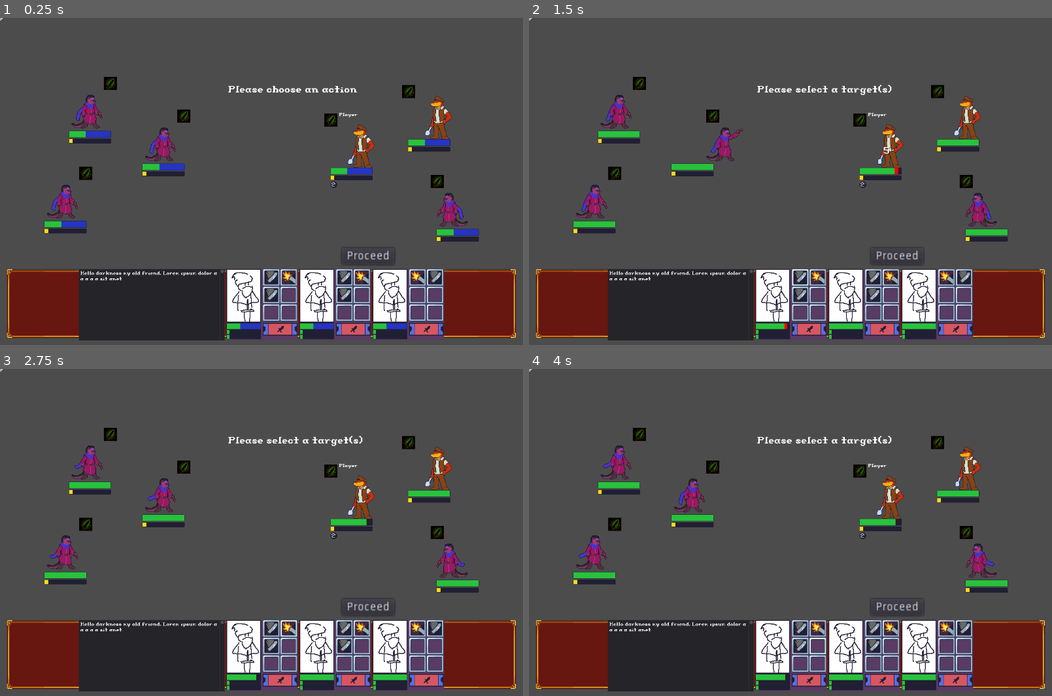
Above: before the commit, frames 1-4 (two rows, left to right).
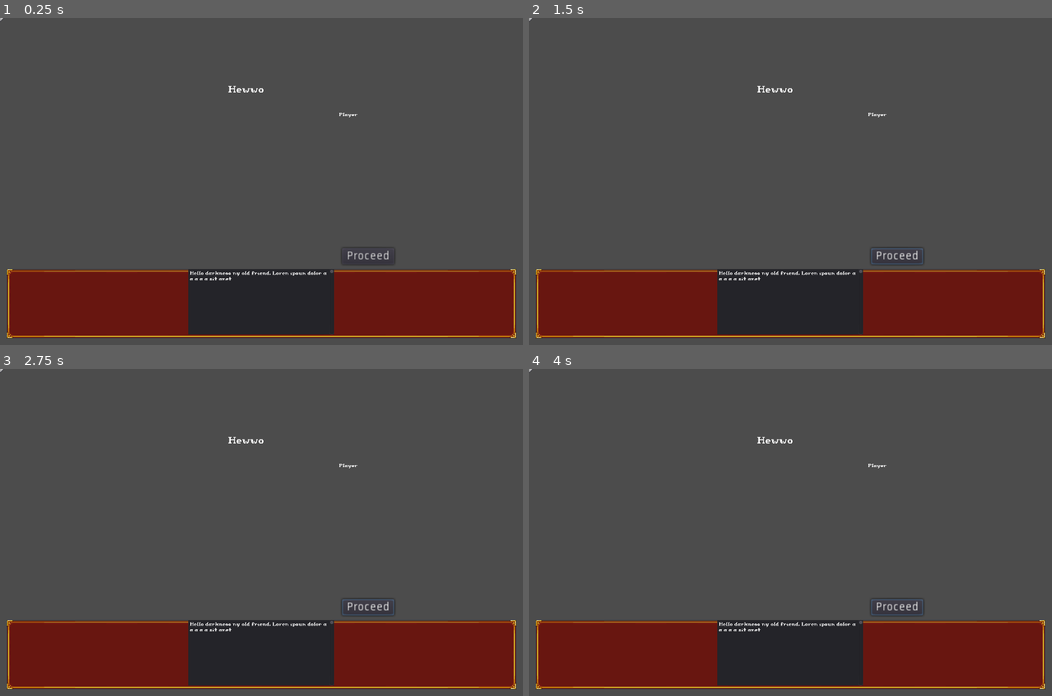
Above: after the commit, the same moments.

Repository: Introdile/SenRPG
Game: Godot game, scene res://Battle/Battle.tscn
Two runs of this game, one before a commit and one after it. Both use one fixed random seed, a clock stepped at 60 frames per second and the inputs below.
Inputs (mouse positions are in pixels of both pictures, inside the frame that each line leads up to):
- Up to frame 1 (0.25 s): no input
- Up to frame 2 (1.5 s): click "Proceed" at 0.5 s; click (800, 276) at 1.27 s
- Up to frame 3 (2.75 s): click (287, 627) at 2.02 s
- Up to frame 4 (4 s): click (800, 646) at 2.77 s; click (816, 646) at 3.52 s

The runs differ from the first frame. In frame 1, 17% of the frame differs, in the area x 8-92%, y 18-99%; in frame 2, 17%; in frame 3, 17%; in frame 4, 17%.
Error before the commit: Invalid get index 'abAnimation' (on base: 'Dictionary'). (res://Battle/Battler.gd:184)
Error after the commit: Parse Error: Expected an identifier for the local variable name. (res://Scripts/character.gd:149)

Commit message:
stat formula
added in the stat formula!!! might change it later

Diff:
--- a/Battle/Battle.gd
+++ b/Battle/Battle.gd
@@ -100,7 +100,14 @@
 				i.character.current_health = i.character.base_health
 
 			battlers.front().addStatusEffect(1,battlers.back())
-			#battlers.front().character.active_effects.append(Global_DatabaseReader.status[1].duplicate())
+			for i in ally:
+				if i.action == null:
+					match i.passiveAction:
+						"ATTACK":
+							i.action = i.character.attack_skill
+							i.target.append(battleFunc.getRandomBattler(foes))
+
+
 			changeState(battleState.FOE)
 		battleState.FOE:
 			sl = "The foe is selecting their action."
@@ -145,6 +152,14 @@
 
 		battleState.EOT:
 			# end of turn
+
+			#    set passive actions
+			for i in ally:
+				if i.action == null:
+					match i.passiveAction:
+						"ATTACK":
+							i.action = i.character.attack_skill
+							i.target.append(battleFunc.getRandomBattler(foes))
 
 			#    reduce cooldowns and durations
 			for i in battlers:
--- a/Database/abilityInstance.gd
+++ b/Database/abilityInstance.gd
@@ -31,11 +31,16 @@
 var abCooldown
 var cur_cooldown = 0
 
-func load_from_database(id):
-	database_raw = Global_DatabaseReader.get_from_database(id,"ability")
-	if database_raw == null:
-		print("No ability found for ID " + str(id) + "!")
-		pass
+func load_from_database(id,dbr=null):
+
+	if dbr != null:
+		database_raw = dbr
+	else:
+		database_raw = Global_DatabaseReader.get_from_database(id,"ability")
+
+		if database_raw == null:
+			print("No ability found for ID " + str(id) + "!")
+			pass
 
 	abID =  id
 	abIcon = database_raw["icon"]
--- a/Database/characterDatabase.json
+++ b/Database/characterDatabase.json
@@ -6,12 +6,18 @@
 		"diet": "CARNIVORE",
 		"role": "DAMAGE",
 		"path_to_battler": "res://Battle/Renda.tscn",
-		"max_hp": 32,
-		"might": 8,
-		"tough": 8,
-		"power": 8,
-		"ward": 8,
-		"speed": 8,
+		"hp_aptitude": "AVERAGE",
+		"hp_growth": "MEDIUM",
+		"might_aptitude": "STRONG",
+		"might_growth": "FAST",
+		"tough_aptitude": "AVERAGE",
+		"tough_growth": "FAST",
+		"power_aptitude": "WEAK",
+		"power_growth": "VERY_SLOW",
+		"ward_aptitude": "AVERAGE",
+		"ward_growth": "MEDIUM",
+		"speed_aptitude": "WEAK",
+		"speed_growth": "MEDIUM",
 		"attack": {
 			"name": "Attack",
 			"description": "A basic physical attack.",
@@ -19,10 +25,9 @@
 			"targets": "ONE_FOE",
 			"type": "DAMAGE",
 			"element": "PHYSICAL",
-			"damage": [
+			"effect": [
 				{ "type": "HP_DAMAGE", "element": "PHYSICAL", "based_stat": "MIGHT","power": 1.0 },
 			],
-			"effects": [],
 			"animation": [
 				{ "key": "move", "pos":"TARGET_FRONT", "move_type": "run", "speed": 1.0 },
 				{ "key": "animation", "animation": "attack"},
@@ -39,22 +44,27 @@
 		"diet": "CARNIVORE",
 		"role": "DAMAGE",
 		"path_to_battler": "res://Battle/Wamagra.tscn",
-		"max_hp": 32,
-		"might": 8,
-		"tough": 8,
-		"power": 8,
-		"ward": 8,
-		"speed": 8,
+		"hp_aptitude": "AVERAGE",
+		"hp_growth": "MEDIUM",
+		"might_aptitude": "STRONG",
+		"might_growth": "FAST",
+		"tough_aptitude": "AVERAGE",
+		"tough_growth": "FAST",
+		"power_aptitude": "WEAK",
+		"power_growth": "VERY_SLOW",
+		"ward_aptitude": "AVERAGE",
+		"ward_growth": "MEDIUM",
+		"speed_aptitude": "WEAK",
+		"speed_growth": "MEDIUM",
 		"attack": {
 			"name": "Shoot",
 			"description": "A basic ranged physical attack.",
 			"icon": 1,
 			"targets": "ONE_FOE",
 			"type": "DAMAGE",
-			"damage": [
+			"effect": [
 				{ "type": "HP_DAMAGE", "element": "PHYSICAL", "based_stat": "MIGHT","power": 1.0 },
 			],
-			"effects": [],
 			"animation": [
 				{ "key": "move", "pos":"SELF_FRONT", "move_type": "run", "speed": 0.5 },
 				{ "key": "animation", "animation": "attack" },
--- a/Scripts/character.gd
+++ b/Scripts/character.gd
@@ -1,4 +1,18 @@
 extends Node2D
+
+var STAT_GROWTH = {
+	"VERY_SLOW": 1,
+	"SLOw": 1.05,
+	"MEDIUM": 1.10,
+	"FAST": 1.125,
+	"VERY_FAST": 1.15,
+}
+
+var STAT_APT = {
+	"WEAK": 16,
+	"AVERAGE": 18,
+	"STRONG": 20
+}
 
 var database_raw
 
@@ -27,6 +41,7 @@
 var adrenaline = 100 # adrenaline max never changes
 
 # physical stats
+
 var base_might # influences attack damage
 var mod_might = []
 
@@ -111,28 +126,41 @@
 	match which:
 		"character": database_raw = Global_DatabaseReader.character[id]
 
+	level = 1
+
 	char_battler_scene = database_raw["path_to_battler"]
 
 	char_name = database_raw["name"]
 	char_icon = database_raw["icon"]
-	base_health = database_raw["max_hp"]
+
+	base_health = calculate_stat(database_raw["hp_aptitude"],database_raw["hp_growth"],level,"hp")
+
 	current_health = base_health
 	hp_last_at = current_health
 
-	base_might = database_raw["might"]
-	base_tough = database_raw["tough"]
+	base_might = calculate_stat(database_raw["might_aptitude"],database_raw["might_growth"],level)
+	base_tough = calculate_stat(database_raw["tough_aptitude"],database_raw["tough_growth"],level)
 
-	base_power = database_raw["power"]
-	base_ward = database_raw["ward"]
+	base_power = calculate_stat(database_raw["power_aptitude"],database_raw["power_growth"],level)
+	base_ward = calculate_stat(database_raw["ward_aptitude"],database_raw["ward_growth"],level)
 
-	base_speed = database_raw["speed"]
+	base_speed = calculate_stat(database_raw["speed_aptitude"],database_raw["speed_growth"],level)
 
-	attack_skill = database_raw["attack"]
+	var as = load("res://Database/abilityInstance.gd").new()
+	as.load_from_database(0,database_raw["attack"])
+	attack_skill = as
+
 	load_abilities()
 
-	level = 1
+	return self
 
-	return self
+func calculate_stat(apt,grw,lvl,type="stat"):
+	if type == "stat":
+		return floor((STAT_APT[apt] + pow(lvl,STAT_GROWTH[grw]) * 1.5) - 1)
+	elif type == "hp":
+		return floor(((STAT_APT[apt]*2) + pow(lvl,STAT_GROWTH[grw]) * 2) - 1)
+	elif type == "en":
+		return floor(((STAT_APT[apt]*2) + pow(lvl,STAT_GROWTH[grw]) * 1.5) - 1)
 
 func load_abilities():
 	for i in database_raw["abilities"]:
